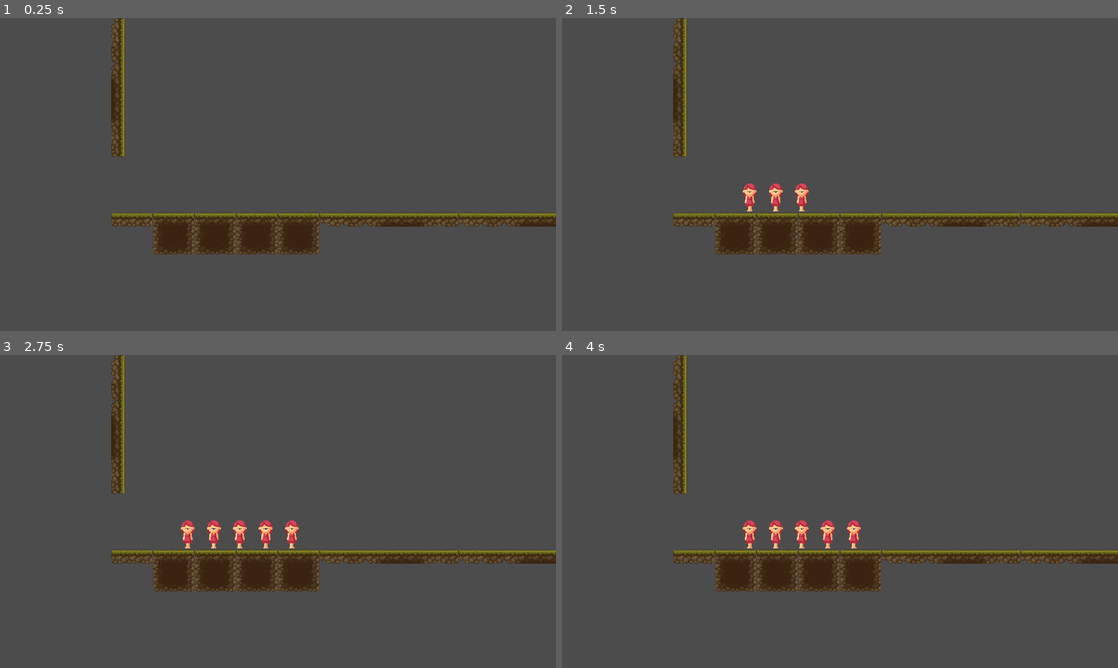
Above: before the commit, frames 1-4 (two rows, left to right).
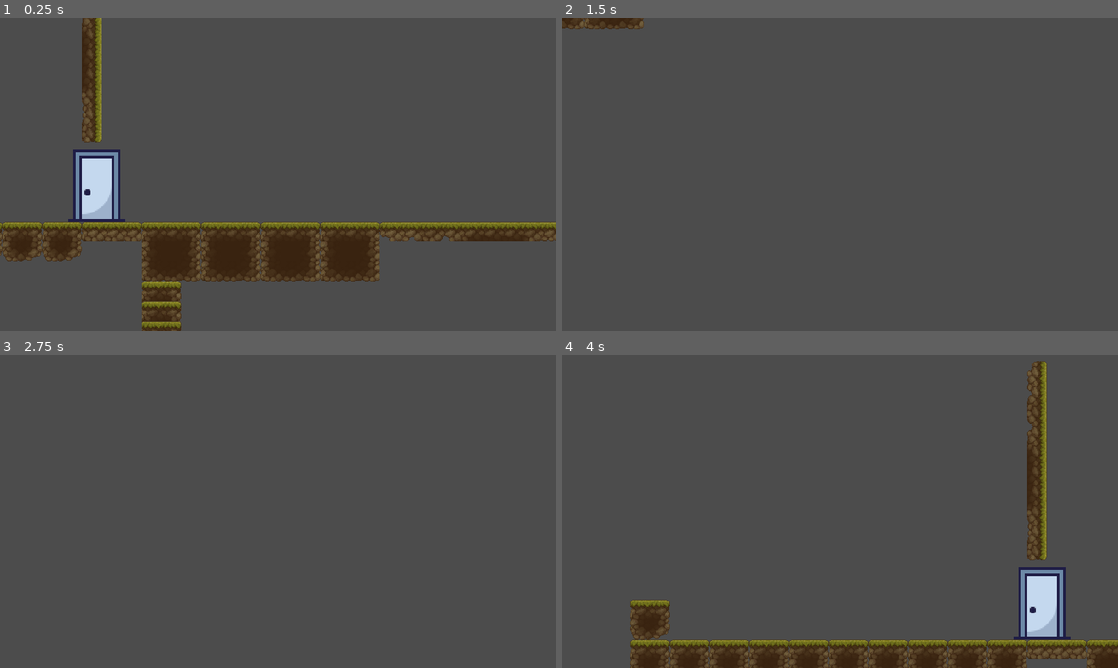
Above: after the commit, the same moments.

Repository: aret777/Bunker-Survival
Game: Godot game, scene res://World.tscn
The game is run twice, just before and just after one commit, with the same random seed, the same clock (stepped at 60 frames per second) and the same inputs.
Inputs (mouse positions are in pixels of both pictures, inside the frame that each line leads up to):
- Up to frame 1 (0.25 s): no input
- Up to frame 2 (1.5 s): move the mouse to (962, 158) at 0.52 s; hold Right (ui_right) 0.53-1.28 s; click (962, 158) at 0.67 s; tap Enter at 1.25 s; move the mouse to (728, 190) at 1.27 s; hold Down (ui_down) from 1.28 s (still down); click (728, 190) at 1.42 s
- Up to frame 3 (2.75 s): tap Space at 2 s; move the mouse to (333, 442) at 2.02 s; release Down (ui_down) at 2.03 s; hold Right (ui_right) from 2.03 s (still down); click (333, 442) at 2.17 s
- Up to frame 4 (4 s): tap Enter at 2.75 s; move the mouse to (812, 574) at 2.77 s; release Right (ui_right) at 2.78 s; hold Up (ui_up) 2.78-3.53 s; click (812, 574) at 2.92 s; tap Space at 3.5 s; move the mouse to (1006, 558) at 3.52 s; hold Left (ui_left) from 3.53 s (still down); click (1006, 558) at 3.67 s

The runs differ from the first frame. In frame 1, 18% of the frame differs, in the area x 0-100%, y 0-100%; in frame 2, 8.0%; in frame 3, 7.8%; in frame 4, 20%, in the area x 12-100%, y 0-100%.

Commit message:
Update 16.09
Camera zoom, camera movement by keys, camera boundaries

Diff:
--- a/ImagesObjects/BasicModel.gd
+++ b/ImagesObjects/BasicModel.gd
@@ -4,7 +4,19 @@
 	return GlobalVars.RANDOM.randi_range(0,1)
 
 func _getAge():
-	return GlobalVars.RANDOM.randi_range(18,80)
+	return GlobalVars.RANDOM.randi_range(18,60)
+
+func _getHP():
+	return GlobalVars.RANDOM.randi_range(1,3)
+
+func _getStrength():
+	return GlobalVars.RANDOM.randi_range(1,3)
+
+func _getDexterity():
+	return GlobalVars.RANDOM.randi_range(1,3)
+
+func _getIntellect():
+	return GlobalVars.RANDOM.randi_range(1,3)
 
 func _getHealth():
 	var healthArr = []
--- a/ImagesObjects/Human.gd
+++ b/ImagesObjects/Human.gd
@@ -3,14 +3,20 @@
 onready var sprite = $Sprite
 export (int) var sex = _getSex()
 export (int) var age = _getAge()
+export (int) var HP = _getHP()
+export (int) var Str = _getStrength()
+export (int) var Dex = _getDexterity()
+export (int) var Int = _getIntellect()
 export (int) var health = _getHealth()
 
 func _CheckChars():
 	if sex==0:
-		print("Male ", age, " years and have ", health, " по русски")
+		print("Male ", age, " years and have ", health, ". Chars are: ", HP, ", ", Str, ", ",
+		Dex, ", ", Int, ".")
 	if sex==1:
 		sprite.texture = load("res://Images/Woman.png")
-		print("Female ", age," years and have ", health, " по русски")
+		print("Female ", age, " years and have ", health, ". Chars are: ", HP, ", ", Str, ", ",
+		Dex, ", ", Int, ".")
 
 
 func _ready():
--- a/Timer.gd
+++ b/Timer.gd
@@ -6,11 +6,6 @@
 # Called when the node enters the scene tree for the first time.
 func _ready():
 	pass # Replace with function body.
-
-
-# Called every frame. 'delta' is the elapsed time since the previous frame.
-#func _process(delta):
-#	pass
 
 func _on_Timer_timeout():
 	if Count<5:
@@ -22,5 +17,5 @@
 	else:
 		if (Count==5):
 			Count+=1
-			return print("TIMER ENDED")
+			return print("SPAWN TIMER ENDED")
 		else: return
--- a/World.gd
+++ b/World.gd
@@ -1,8 +1,21 @@
 extends Node
 
 var RANDOM
+var is_zoomed = false
 
 func _ready():
 	RANDOM = RandomNumberGenerator.new()
 	RANDOM.randomize()
 	pass # Replace with function body.
+
+#func _process(_delta):
+#	if Input.is_action_just_pressed("ui_cancel") and !is_zoomed:
+#		is_zoomed=true
+#		$Tween.interpolate_property($Camera2D, "zoom", Vector2(1,1), Vector2(0.5, 0.5), 0.5,
+#		Tween.TRANS_LINEAR, Tween.EASE_OUT)
+#	elif Input.is_action_just_pressed("ui_cancel") and is_zoomed:
+#		is_zoomed=false
+#		#$Camera2D.zoom = Vector2(1,1)
+#		$Tween.interpolate_property($Camera2D, "zoom", Vector2(0.5, 0.5), Vector2(1, 1), 0.5,
+#		Tween.TRANS_LINEAR, Tween.EASE_OUT)
+#	$Tween.start()
--- a/World.tscn
+++ b/World.tscn
@@ -1,8 +1,10 @@
-[gd_scene load_steps=13 format=2]
+[gd_scene load_steps=15 format=2]
 
 [ext_resource path="res://Images/TilesetGround.png" type="Texture" id=1]
 [ext_resource path="res://TimerNode.tscn" type="PackedScene" id=2]
 [ext_resource path="res://World.gd" type="Script" id=3]
+[ext_resource path="res://Images/door.png" type="Texture" id=4]
+[ext_resource path="res://WorldCamera.gd" type="Script" id=5]
 
 [sub_resource type="ConvexPolygonShape2D" id=1]
 points = PoolVector2Array( 96, 96, 0, 96, 0, 0, 96, 0 )
@@ -206,7 +208,24 @@
 tile_set = SubResource( 9 )
 cell_size = Vector2( 32, 32 )
 format = 1
-tile_data = PoolIntArray( 8, -1610612729, 0, 917512, 6, 0, 917515, 0, 0, 917518, 0, 0, 917521, 0, 0, 917524, 0, 0, 917527, 7, 0, 917537, 7, 0 )
+tile_data = PoolIntArray( 8, -1610612729, 0, 720936, 0, 0, 851956, 1, 0, 983028, 1, 0, 983030, 1, 0, 983032, 1, 0, 983034, 1, 0, 983036, 1, 0, 983038, 1, 0, 917504, 1, 0, 917506, 1, 0, 917508, 1, 0, 917510, 1, 0, 917512, 6, 0, 917515, 0, 0, 917518, 0, 0, 917521, 0, 0, 917524, 0, 0, 917527, 7, 0, 917537, 7, 0, 1114123, 1, 0, 1179659, 1, 0, 1245195, 1, 0, 1310731, 1, 0, 1376267, 1, 0, 1441803, 1, 0, 1507339, 1, 0, 1572875, 1, 0, 1638411, 1, 0, 1703947, 1, 0, 1769483, 1, 0, 1835019, 1, 0 )
 
 [node name="TimerNode" parent="." instance=ExtResource( 2 )]
 position = Vector2( 32, 32 )
+
+[node name="Door" type="Sprite" parent="."]
+position = Vector2( 280, 390 )
+scale = Vector2( 2, 2 )
+texture = ExtResource( 4 )
+
+[node name="Camera2D" type="Camera2D" parent="."]
+position = Vector2( 572, 372 )
+current = true
+zoom = Vector2( 0.7, 0.7 )
+limit_left = -1000
+limit_top = -10
+limit_right = 1500
+limit_bottom = 1400
+smoothing_enabled = true
+editor_draw_limits = true
+script = ExtResource( 5 )
--- /dev/null
+++ b/WorldCamera.gd
@@ -0,0 +1,53 @@
+extends Camera2D
+
+export var CameraSpeed = 50
+export var ZoomSpeed = 100
+export var ZoomMargin = 0.1
+export var ZoomMax = 2
+export var ZoomMin = 0.5
+var ZoomPosition = Vector2()
+var ZoomFactor = 1.0
+var Zooming = false
+
+func _process(delta):
+	if position.x < -1000: position.x=-1000
+	if position.x >1375: position.x=1375
+	if position.y < 0: position.y=0
+	if position.y >1400: position.y=1400
+	var input_x_direction = (int(Input.is_action_pressed("ui_right"))) - (int(Input.is_action_pressed("ui_left")))
+	position.x += input_x_direction * CameraSpeed * delta *100
+	#position.x = lerp (position.x, position.x + input_x_direction * CameraSpeed * zoom.x, CameraSpeed * delta)
+	var input_y_direction = (int(Input.is_action_pressed("ui_down"))) - (int(Input.is_action_pressed("ui_up")))
+	position.y += input_y_direction * CameraSpeed * delta *100
+	#position.y = lerp (position.y, position.y + input_y_direction * CameraSpeed * zoom.y, CameraSpeed * delta)
+	print ("position x = ", position.x)
+	print ("position y = ", position.y)
+
+	#zoom in and out
+	zoom.x = lerp(zoom.x, zoom.x * ZoomFactor, ZoomSpeed * delta)
+	zoom.y = lerp(zoom.y, zoom.y * ZoomFactor, ZoomSpeed * delta)
+	#limits of zoom
+	zoom.x = clamp(zoom.x, ZoomMin, ZoomMax)
+	zoom.y = clamp(zoom.y, ZoomMin, ZoomMax)
+
+	if not Zooming: ZoomFactor = 1.0
+	pass
+
+func _input(event):
+	if abs(ZoomPosition.x - get_global_mouse_position().x) > ZoomMargin:
+		ZoomFactor = 1.0
+	if abs(ZoomPosition.y - get_global_mouse_position().y) > ZoomMargin:
+		ZoomFactor = 1.0
+
+	if event is InputEventMouseButton:
+		if event.is_pressed():
+			Zooming = true
+			if event.button_index == BUTTON_WHEEL_UP:
+				ZoomFactor -= 0.1
+				ZoomPosition = get_global_mouse_position()
+			if event.button_index == BUTTON_WHEEL_DOWN:
+				ZoomFactor += 0.1
+				ZoomPosition = get_global_mouse_position()
+		else:
+			Zooming = false
+	print ("Zoomfactor = ", zoom.x, "and ", zoom.y)
--- a/project.godot
+++ b/project.godot
@@ -55,6 +55,29 @@
 "svg/scale": 1.0
 }
 
+[input]
+
+button_wheel_up={
+"deadzone": 0.5,
+"events": [ Object(InputEventMouseButton,"resource_local_to_scene":false,"resource_name":"","device":0,"alt":false,"shift":false,"control":false,"meta":false,"command":false,"button_mask":0,"position":Vector2( 0, 0 ),"global_position":Vector2( 0, 0 ),"factor":1.0,"button_index":4,"pressed":false,"doubleclick":false,"script":null)
+ ]
+}
+button_wheel_down={
+"deadzone": 0.5,
+"events": [ Object(InputEventMouseButton,"resource_local_to_scene":false,"resource_name":"","device":0,"alt":false,"shift":false,"control":false,"meta":false,"command":false,"button_mask":0,"position":Vector2( 0, 0 ),"global_position":Vector2( 0, 0 ),"factor":1.0,"button_index":5,"pressed":false,"doubleclick":false,"script":null)
+ ]
+}
+mouse_left_button={
+"deadzone": 0.5,
+"events": [ Object(InputEventMouseButton,"resource_local_to_scene":false,"resource_name":"","device":0,"alt":false,"shift":false,"control":false,"meta":false,"command":false,"button_mask":0,"position":Vector2( 0, 0 ),"global_position":Vector2( 0, 0 ),"factor":1.0,"button_index":1,"pressed":false,"doubleclick":false,"script":null)
+ ]
+}
+mouse_right_button={
+"deadzone": 0.5,
+"events": [ Object(InputEventMouseButton,"resource_local_to_scene":false,"resource_name":"","device":0,"alt":false,"shift":false,"control":false,"meta":false,"command":false,"button_mask":0,"position":Vector2( 0, 0 ),"global_position":Vector2( 0, 0 ),"factor":1.0,"button_index":2,"pressed":false,"doubleclick":false,"script":null)
+ ]
+}
+
 [physics]
 
 common/enable_pause_aware_picking=true
Binary file added: Images/door.png
Not shown, added: Images/door.png.import
